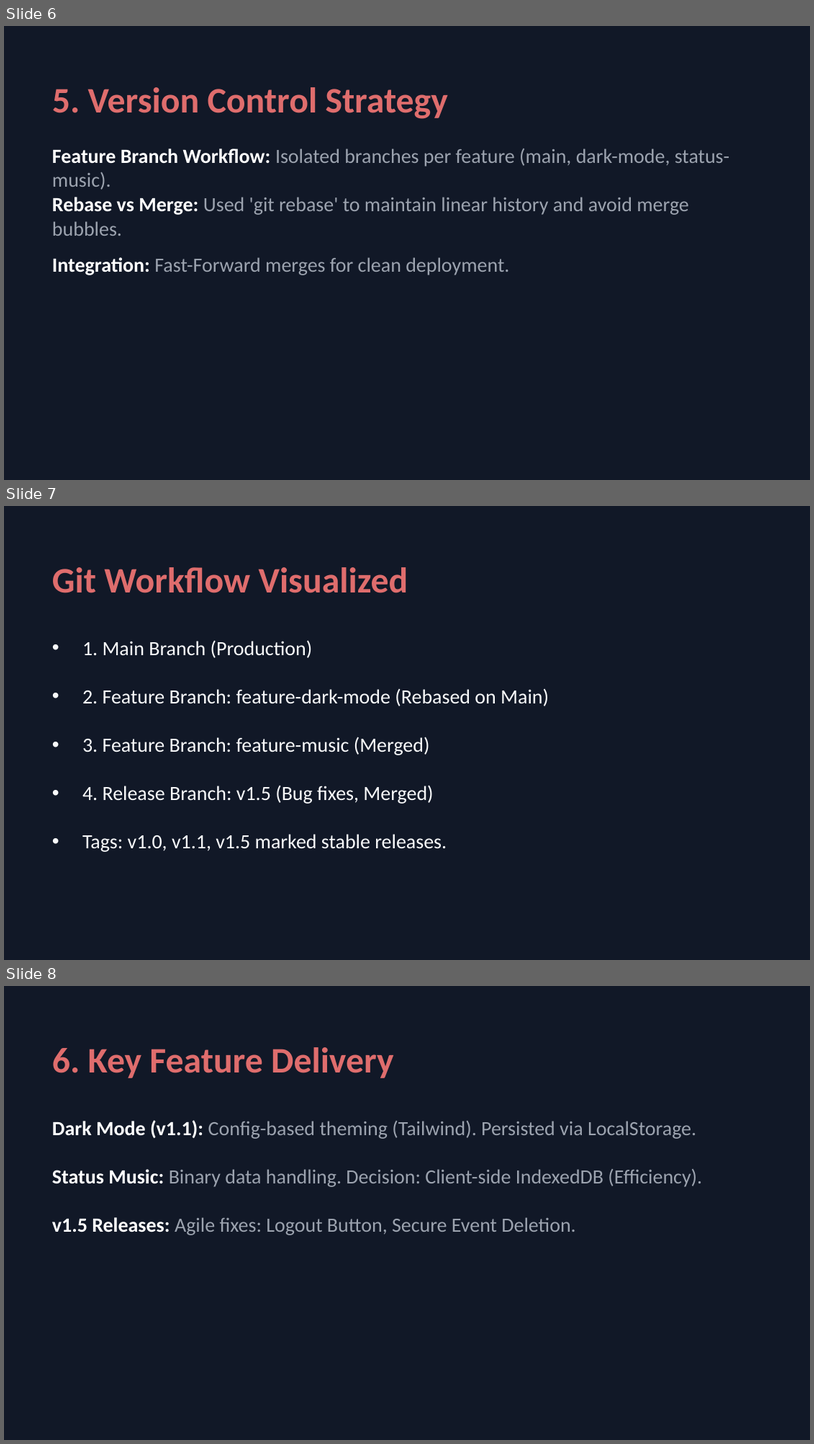
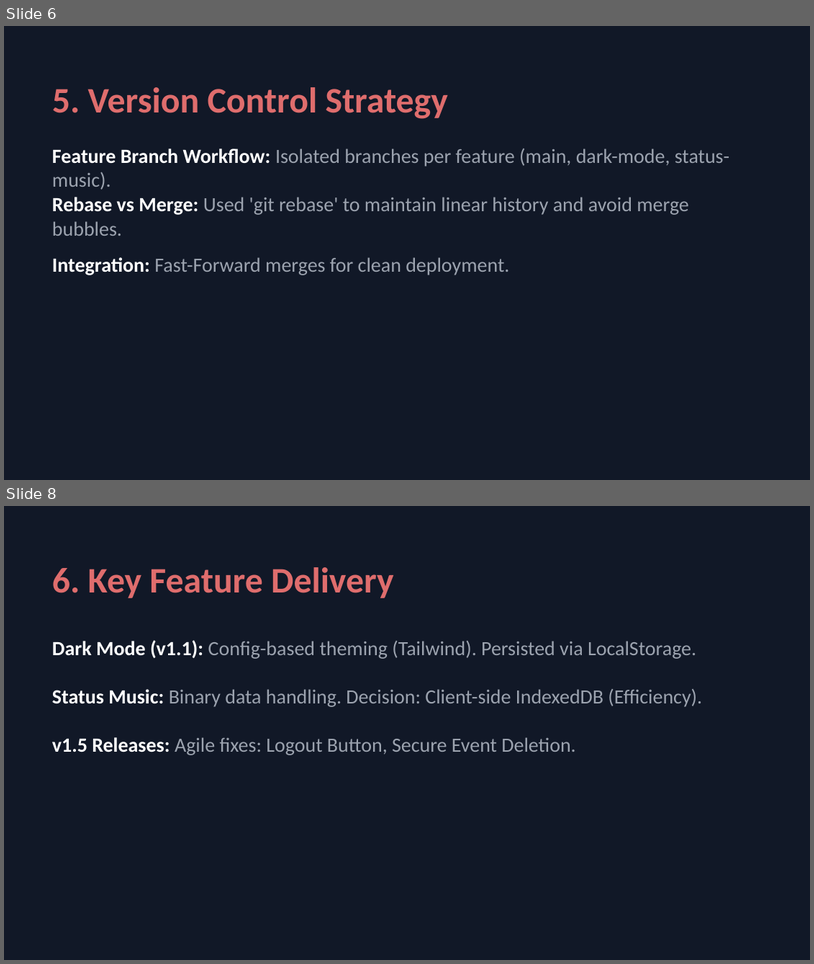
Before and after one commit to AyushAgrawal2004/CircleUp, a slide deck: CircleUp_Presentation.pptx. Shown one above the other, each under a label of ours: slides 6, 7 and 8 before the commit, slides 6 and 8 after it; the slides between them are not shown. The pictures are 814x1444 and 814x964 pixels, drawn with LibreOffice and Linux fonts; fonts in the diff are those of the drawing. Boxes give left, top, right and bottom in pixels: in the first picture for what was removed or moved away, otherwise in the second. Text is boxed around its words. In the diff, an @@ line names an element or a change of style, - is before the commit and + after.

```diff
--- a/CircleUp_Presentation.pptx
+++ b/CircleUp_Presentation.pptx
@@ slide 7 removed at (x1=4, y1=506, x2=810, y2=960), background #111827 @@
@@ text removed at (x1=52, y1=567, x2=409, y2=593) @@
-Git Workflow Visualized
@@ text removed at (x1=82, y1=640, x2=313, y2=658) @@
-• 1. Main Branch (Production)
@@ text removed at (x1=82, y1=688, x2=549, y2=706) @@
-• 2. Feature Branch: feature-dark-mode (Rebased on Main)
@@ text removed at (x1=82, y1=736, x2=430, y2=755) @@
-• 3. Feature Branch: feature-music (Merged)
@@ text removed at (x1=82, y1=785, x2=433, y2=803) @@
-• 4. Release Branch: v1.5 (Bug fixes, Merged)
@@ text removed at (x1=82, y1=834, x2=447, y2=852) @@
-• Tags: v1.0, v1.1, v1.5 marked stable releases.
```
Also in this commit, not shown: 1 slide added, 3 other files.
